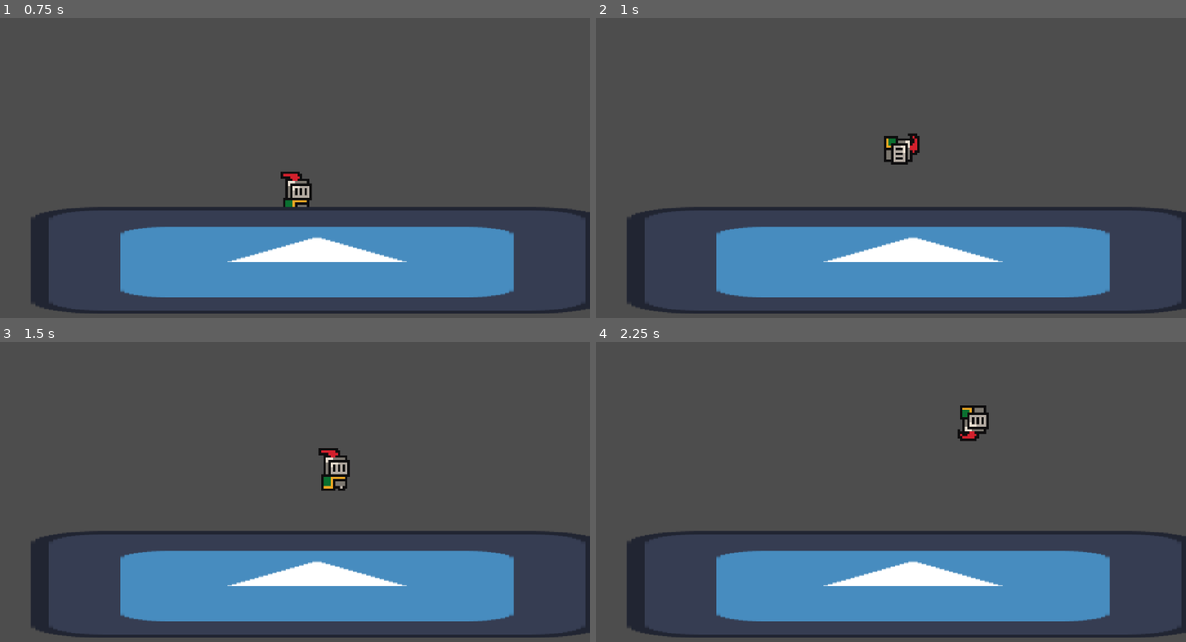
Above: before the commit, frames 1-4 (two rows, left to right).
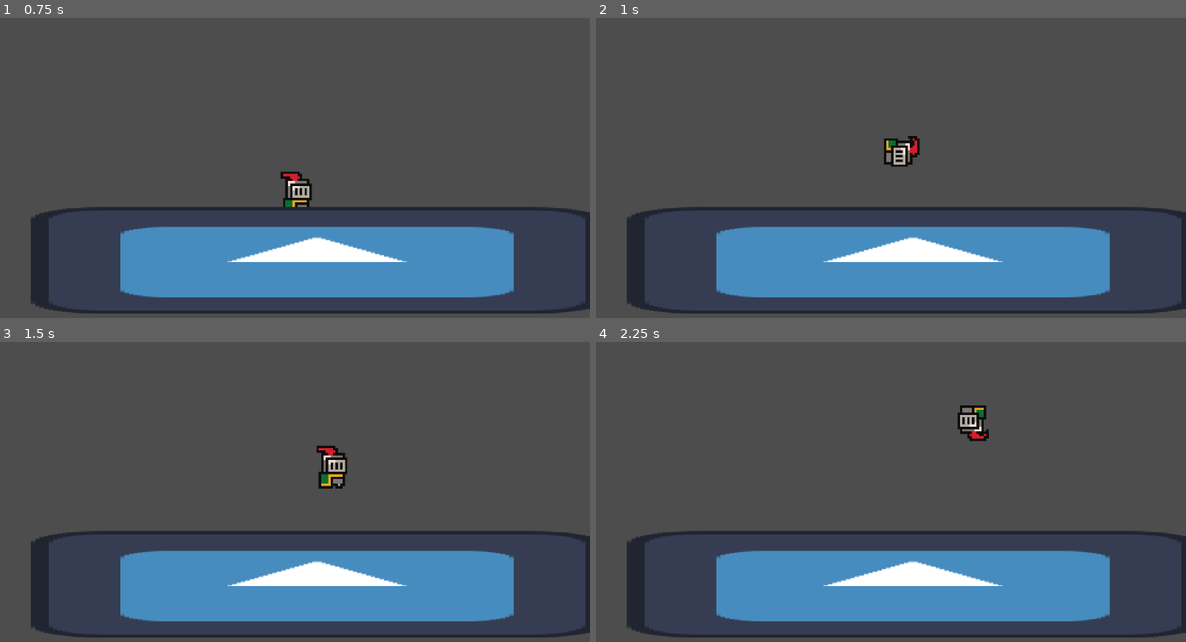
Above: after the commit, the same moments.

Repository: jible/Platform-fighter
Game: Godot game, scene res://scenes/test_scene.tscn
The game is run twice, just before and just after one commit, with the same random seed, the same clock (stepped at 60 frames per second) and the same inputs. The engine's default icon, where the game draws it, is replaced by a stand-in: a white triangle on a blue panel in a dark square.
Inputs:
- Up to frame 1 (0.75 s): tap Enter at 0.5 s; hold D (move_right) from 0.53 s (still down); tap E (attack) at 0.6 s
- Up to frame 2 (1 s): keep holding D (move_right); tap Space at 0.77 s
- Up to frame 3 (1.5 s): keep holding D (move_right); tap E (attack) at 1.35 s
- Up to frame 4 (2.25 s): tap Space at 1.52 s; release D (move_right) at 2.03 s; hold A (move_left) from 2.03 s (still down); tap Shift at 2.1 s

Frame 1 is identical in both runs. In frame 2, 0.3% of the frame differs, in the area x 48-55%, y 38-50%; in frame 3, 0.6%, in the area x 53-60%, y 34-50%; in frame 4, 0.4%.

Commit message:
See description.
Adding hitbox now correctly populates turn on turn off ui when auto filling.

Moved dash state to test character (from base character)

Dash and punch behavior now correctly use new input system.

Hitboxes now store direction as angle. This is easier to populate since normalizing a vector when adding it to ui was hard to program.

Diff:
--- a/platform-fighter/characters/base_character.tscn
+++ b/platform-fighter/characters/base_character.tscn
@@ -10,10 +10,8 @@
 [ext_resource type="Script" uid="uid://rqjacinosm0v" path="res://components/for_characters/state_helpers/behavior_manager.gd" id="8_a1fmy"]
 [ext_resource type="Script" uid="uid://7d1kkrb1hnsn" path="res://components/for_characters/default_states/ariel.gd" id="8_ebb2h"]
 [ext_resource type="Script" uid="uid://bb8kwxbaq3n5e" path="res://characters/test_character/behaviors/jump_behavior.gd" id="9_6uefu"]
-[ext_resource type="Script" uid="uid://cttusb5j4ewfi" path="res://components/for_characters/default_states/dash.gd" id="10_dko73"]
 [ext_resource type="Script" uid="uid://cnbxotskunjox" path="res://characters/test_character/behaviors/land_behavior.gd" id="11_o2sve"]
 [ext_resource type="Script" uid="uid://dh6rrb5uvquv4" path="res://components/for_characters/hitbox_hurtbox/health.gd" id="13_5ygvn"]
-[ext_resource type="Script" uid="uid://cn2u5divpissa" path="res://characters/test_character/behaviors/dash_behavior.gd" id="14_3jy72"]
 [ext_resource type="Script" uid="uid://cyx5u1bdbim25" path="res://components/for_characters/animation_related/animation_updater.gd" id="15_2f3ic"]
 [ext_resource type="Script" uid="uid://dfn5xpobmmdm4" path="res://components/for_characters/animation_related/animation_player.gd" id="17_iht17"]
 [ext_resource type="Script" uid="uid://c5vmhdvjvsfbr" path="res://components/for_characters/input_handler.gd" id="18_cgfyo"]
@@ -67,12 +65,6 @@
 base_character = NodePath("../../..")
 state_machine = NodePath("../../../SpriteManager/StateMachine")
 
-[node name="DashBehavior" type="Node" parent="CharacterBody/BehaviorManager" node_paths=PackedStringArray("base_character", "state_machine")]
-script = ExtResource("14_3jy72")
-valid_states = Array[String](["Aerial", "Idle", "Walk"])
-base_character = NodePath("../../..")
-state_machine = NodePath("../../../SpriteManager/StateMachine")
-
 [node name="Health" type="Node" parent="CharacterBody" node_paths=PackedStringArray("base_character", "state_machine")]
 script = ExtResource("13_5ygvn")
 base_character = NodePath("../..")
@@ -111,16 +103,6 @@
 base_character = NodePath("../../..")
 state_machine = NodePath("..")
 character_body = NodePath("../../../CharacterBody")
-metadata/_custom_type_script = "uid://cmitgdh8qbd2q"
-
-[node name="Dash" type="Node2D" parent="SpriteManager/StateMachine" node_paths=PackedStringArray("input_handler", "base_character", "state_machine", "character_body")]
-scale = Vector2(0.0666667, 0.0666667)
-script = ExtResource("10_dko73")
-input_handler = NodePath("../../../InputHandler")
-base_character = NodePath("../../..")
-state_machine = NodePath("..")
-character_body = NodePath("../../../CharacterBody")
-state_type = 1
 metadata/_custom_type_script = "uid://cmitgdh8qbd2q"
 
 [node name="Aerial" type="Node2D" parent="SpriteManager/StateMachine" node_paths=PackedStringArray("base_character", "state_machine", "character_body")]
@@ -172,4 +154,3 @@
 [connection signal="state_changed" from="SpriteManager/StateMachine" to="AnimationPlayer" method="_on_state_machine_state_changed"]
 [connection signal="animation_finished" from="AnimationPlayer" to="SpriteManager/StateMachine" method="_on_animation_player_animation_finished"]
 [connection signal="button_pressed" from="InputHandler" to="CharacterBody/BehaviorManager/JumpBehavior" method="_on_input_handler_button_pressed"]
-[connection signal="button_pressed" from="InputHandler" to="CharacterBody/BehaviorManager/DashBehavior" method="_on_input_handler_button_pressed"]
--- a/platform-fighter/characters/test_character/behaviors/dash_behavior.gd
+++ b/platform-fighter/characters/test_character/behaviors/dash_behavior.gd
@@ -6,5 +6,5 @@
 
 
 func _on_input_handler_button_pressed(button):
-	if button == "B":
+	if button == "B" and is_active:
 		trigger()
--- a/platform-fighter/characters/test_character/behaviors/punch_behavior.gd
+++ b/platform-fighter/characters/test_character/behaviors/punch_behavior.gd
@@ -1,8 +1,9 @@
 extends CharacterBehavior
 
 
-func condition():
-	return Input.is_action_just_pressed("attack")
+func _on_input_handler_button_pressed(button):
+	if button == "A" and is_active:
+		trigger()
 
 func trigger():
 	state_machine.change_state("Punch")
--- a/platform-fighter/characters/test_character/test_character.tscn
+++ b/platform-fighter/characters/test_character/test_character.tscn
@@ -1,12 +1,12 @@
-[gd_scene load_steps=16 format=3 uid="uid://dy4tuhm6pr8b3"]
+[gd_scene load_steps=17 format=3 uid="uid://dy4tuhm6pr8b3"]
 
 [ext_resource type="PackedScene" uid="uid://e6cxo5jrheb1" path="res://characters/base_character.tscn" id="1_ka262"]
 [ext_resource type="Script" uid="uid://4un0nbayrgqj" path="res://characters/test_character/behaviors/punch_behavior.gd" id="2_ka262"]
 [ext_resource type="SpriteFrames" uid="uid://dudspqa3diyk5" path="res://assets/spriteframes/test_character.tres" id="3_6ropc"]
+[ext_resource type="Script" uid="uid://cn2u5divpissa" path="res://characters/test_character/behaviors/dash_behavior.gd" id="3_7in2u"]
 [ext_resource type="Script" uid="uid://dd0ll38lrhwll" path="res://characters/test_character/states/punch.gd" id="3_cu1ws"]
 [ext_resource type="Script" uid="uid://db3qdsst0ai6x" path="res://components/for_characters/hitbox_hurtbox/hitbox.gd" id="4_ka262"]
-
-[sub_resource type="CircleShape2D" id="CircleShape2D_d86wp"]
+[ext_resource type="Script" uid="uid://cttusb5j4ewfi" path="res://components/for_characters/default_states/dash.gd" id="7_ey8be"]
 
 [sub_resource type="CircleShape2D" id="CircleShape2D_ojpq0"]
 radius = 5.46829
@@ -123,38 +123,14 @@
 
 [sub_resource type="Animation" id="Animation_h1f64"]
 length = 0.7
-tracks/0/type = "value"
-tracks/0/imported = false
-tracks/0/enabled = true
-tracks/0/path = NodePath("SpriteManager:animation")
-tracks/0/interp = 0
-tracks/0/loop_wrap = true
-tracks/0/keys = {
-"times": PackedFloat32Array(0),
-"transitions": PackedFloat32Array(1),
-"update": 1,
-"values": ["Punch"]
-}
-tracks/1/type = "value"
-tracks/1/imported = false
-tracks/1/enabled = true
-tracks/1/path = NodePath("SpriteManager:frame")
-tracks/1/interp = 0
-tracks/1/loop_wrap = false
-tracks/1/keys = {
-"times": PackedFloat32Array(0, 0.1, 0.2, 0.3, 0.4, 0.5, 0.6),
-"transitions": PackedFloat32Array(1, 1, 1, 1, 1, 1, 1),
-"update": 1,
-"values": [0, 1, 2, 3, 4, 5, 6]
-}
-tracks/2/type = "method"
-tracks/2/imported = false
-tracks/2/enabled = true
-tracks/2/path = NodePath("SpriteManager/StateMachine/Punch/Hitbox")
-tracks/2/interp = 1
-tracks/2/loop_wrap = true
-tracks/2/keys = {
-"times": PackedFloat32Array(0.1, 0.7),
+tracks/0/type = "method"
+tracks/0/imported = false
+tracks/0/enabled = true
+tracks/0/path = NodePath("SpriteManager/StateMachine/Punch/Hitbox")
+tracks/0/interp = 1
+tracks/0/loop_wrap = true
+tracks/0/keys = {
+"times": PackedFloat32Array(0.2, 0.5),
 "transitions": PackedFloat32Array(1, 1),
 "values": [{
 "args": [],
@@ -164,29 +140,53 @@
 "method": &"turn_off"
 }]
 }
+tracks/1/type = "value"
+tracks/1/imported = false
+tracks/1/enabled = true
+tracks/1/path = NodePath("SpriteManager/StateMachine/Punch/Hitbox:position")
+tracks/1/interp = 0
+tracks/1/loop_wrap = true
+tracks/1/keys = {
+"times": PackedFloat32Array(0),
+"transitions": PackedFloat32Array(1),
+"update": 1,
+"values": [Vector2(0, 0)]
+}
+tracks/2/type = "value"
+tracks/2/imported = false
+tracks/2/enabled = true
+tracks/2/path = NodePath("SpriteManager/StateMachine/Punch/Hitbox:visible")
+tracks/2/interp = 1
+tracks/2/loop_wrap = true
+tracks/2/keys = {
+"times": PackedFloat32Array(0.2, 0.5),
+"transitions": PackedFloat32Array(1, 1),
+"update": 1,
+"values": [true, false]
+}
 tracks/3/type = "value"
 tracks/3/imported = false
 tracks/3/enabled = true
-tracks/3/path = NodePath("SpriteManager/StateMachine/Punch/Hitbox:position")
+tracks/3/path = NodePath("SpriteManager:animation")
 tracks/3/interp = 0
 tracks/3/loop_wrap = true
 tracks/3/keys = {
 "times": PackedFloat32Array(0),
 "transitions": PackedFloat32Array(1),
 "update": 1,
-"values": [Vector2(0, 0)]
+"values": ["Punch"]
 }
 tracks/4/type = "value"
 tracks/4/imported = false
 tracks/4/enabled = true
-tracks/4/path = NodePath("SpriteManager/StateMachine/Punch/Hitbox:visible")
-tracks/4/interp = 1
-tracks/4/loop_wrap = true
+tracks/4/path = NodePath("SpriteManager:frame")
+tracks/4/interp = 0
+tracks/4/loop_wrap = false
 tracks/4/keys = {
-"times": PackedFloat32Array(0.1, 0.7),
-"transitions": PackedFloat32Array(1, 1),
-"update": 1,
-"values": [true, false]
+"times": PackedFloat32Array(0, 0.1, 0.2, 0.3, 0.4, 0.5, 0.6),
+"transitions": PackedFloat32Array(1, 1, 1, 1, 1, 1, 1),
+"update": 1,
+"values": [0, 1, 2, 3, 4, 5, 6]
 }
 
 [sub_resource type="Animation" id="Animation_kwm21"]
@@ -245,7 +245,7 @@
 
 [node name="TestCharacter" instance=ExtResource("1_ka262")]
 
-[node name="PunchBehavior" type="Node" parent="CharacterBody/BehaviorManager" index="3" node_paths=PackedStringArray("base_character", "state_machine")]
+[node name="PunchBehavior" type="Node" parent="CharacterBody/BehaviorManager" index="2" node_paths=PackedStringArray("base_character", "state_machine")]
 script = ExtResource("2_ka262")
 priority = 2
 valid_states = Array[String](["Idle", "Aerial", "Walk"])
@@ -253,17 +253,18 @@
 state_machine = NodePath("../../../SpriteManager/StateMachine")
 metadata/_custom_type_script = "uid://ujvf0lqqpayc"
 
+[node name="DashBehavior" type="Node" parent="CharacterBody/BehaviorManager" index="3" node_paths=PackedStringArray("base_character", "state_machine")]
+script = ExtResource("3_7in2u")
+valid_states = Array[String](["Aerial", "Idle", "Walk"])
+base_character = NodePath("../../..")
+state_machine = NodePath("../../../SpriteManager/StateMachine")
+
 [node name="SpriteManager" parent="." index="1"]
 sprite_frames = ExtResource("3_6ropc")
-animation = &"Idle"
-
-[node name="hitbox" type="Area2D" parent="SpriteManager/StateMachine/Idle" index="0"]
-script = ExtResource("4_ka262")
-
-[node name="@CollisionShape2D@24565" type="CollisionShape2D" parent="SpriteManager/StateMachine/Idle/hitbox" index="0"]
-shape = SubResource("CircleShape2D_d86wp")
-
-[node name="Punch" type="Node2D" parent="SpriteManager/StateMachine" index="5" node_paths=PackedStringArray("base_character", "state_machine", "character_body")]
+animation = &"Dash"
+frame = 1
+
+[node name="Punch" type="Node2D" parent="SpriteManager/StateMachine" index="4" node_paths=PackedStringArray("base_character", "state_machine", "character_body")]
 script = ExtResource("3_cu1ws")
 base_character = NodePath("../../..")
 state_machine = NodePath("..")
@@ -281,10 +282,23 @@
 [node name="CollisionShape2D" type="CollisionShape2D" parent="SpriteManager/StateMachine/Punch/Hitbox" index="0"]
 position = Vector2(16.5333, -2.46667)
 shape = SubResource("CircleShape2D_ojpq0")
-disabled = true
-debug_color = Color(0, 0.6, 0.701961, 0)
+debug_color = Color(0, 0.6, 0.701961, 0.72549)
+
+[node name="Dash" type="Node2D" parent="SpriteManager/StateMachine" index="5" node_paths=PackedStringArray("input_handler", "base_character", "state_machine", "character_body")]
+scale = Vector2(0.0666667, 0.0666667)
+script = ExtResource("7_ey8be")
+input_handler = NodePath("../../../InputHandler")
+base_character = NodePath("../../..")
+state_machine = NodePath("..")
+character_body = NodePath("../../../CharacterBody")
+state_type = 1
+can_turn_around = false
+metadata/_custom_type_script = "uid://cmitgdh8qbd2q"
 
 [node name="AnimationPlayer" parent="." index="2"]
 libraries = {
 &"": SubResource("AnimationLibrary_kwm21")
 }
+
+[connection signal="button_pressed" from="InputHandler" to="CharacterBody/BehaviorManager/PunchBehavior" method="_on_input_handler_button_pressed"]
+[connection signal="button_pressed" from="InputHandler" to="CharacterBody/BehaviorManager/DashBehavior" method="_on_input_handler_button_pressed"]
--- a/platform-fighter/components/for_characters/hitbox_hurtbox/hitbox.gd
+++ b/platform-fighter/components/for_characters/hitbox_hurtbox/hitbox.gd
@@ -36,9 +36,7 @@
 @export var base_character: BaseCharacter
 @export var damage: int = 0
 @export var knockback_magnitude: float = 0
-@export var knockback_direction: Vector2 = Vector2(0,0) :
-	set(value):
-		knockback_direction = value.normalized()
+@export var knockback_angle: float
 
 var cluster = null
 
@@ -57,7 +55,7 @@
 	hit_data = {
 		"damage": damage,
 		"knockback_magnitude" : knockback_magnitude,
-		"knockback_direction" : knockback_direction,
+		"knockback_angle" : knockback_angle,
 	}
 	var parent = get_parent()
 	if is_instance_of(parent, HitboxCluster):
Not shown, changed: platform-fighter/addons/hitbox_editor/hitbox_editor.tscn
Not shown, changed: platform-fighter/addons/hitbox_editor/ui_helpers/hitbox_selection.gd
Not shown, changed: platform-fighter/addons/hitbox_editor/ui_helpers/hitbox_selection.tscn
Not shown: 1 places in platform-fighter/characters/base_character.tscn that only renumber resources
